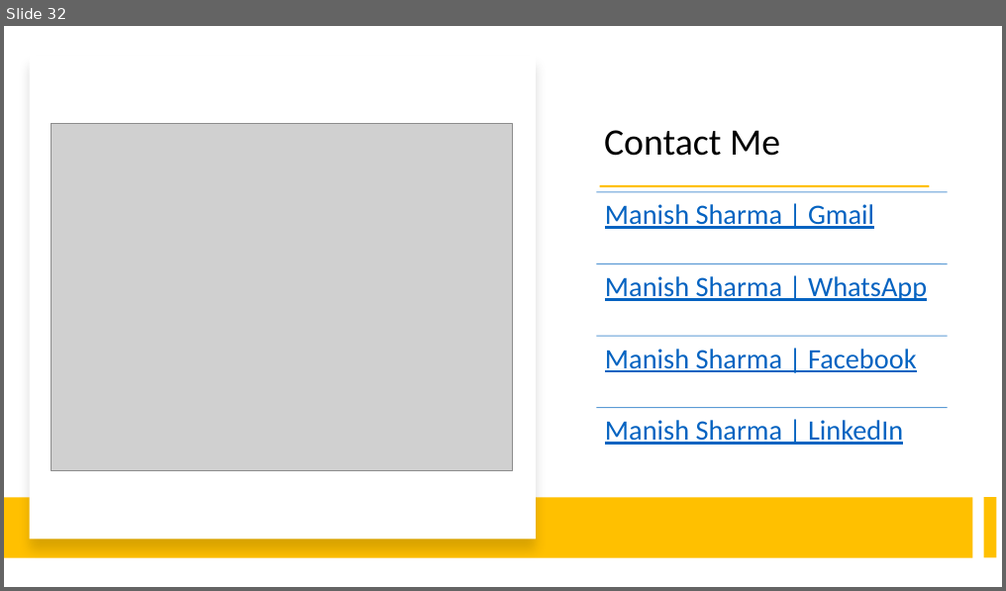
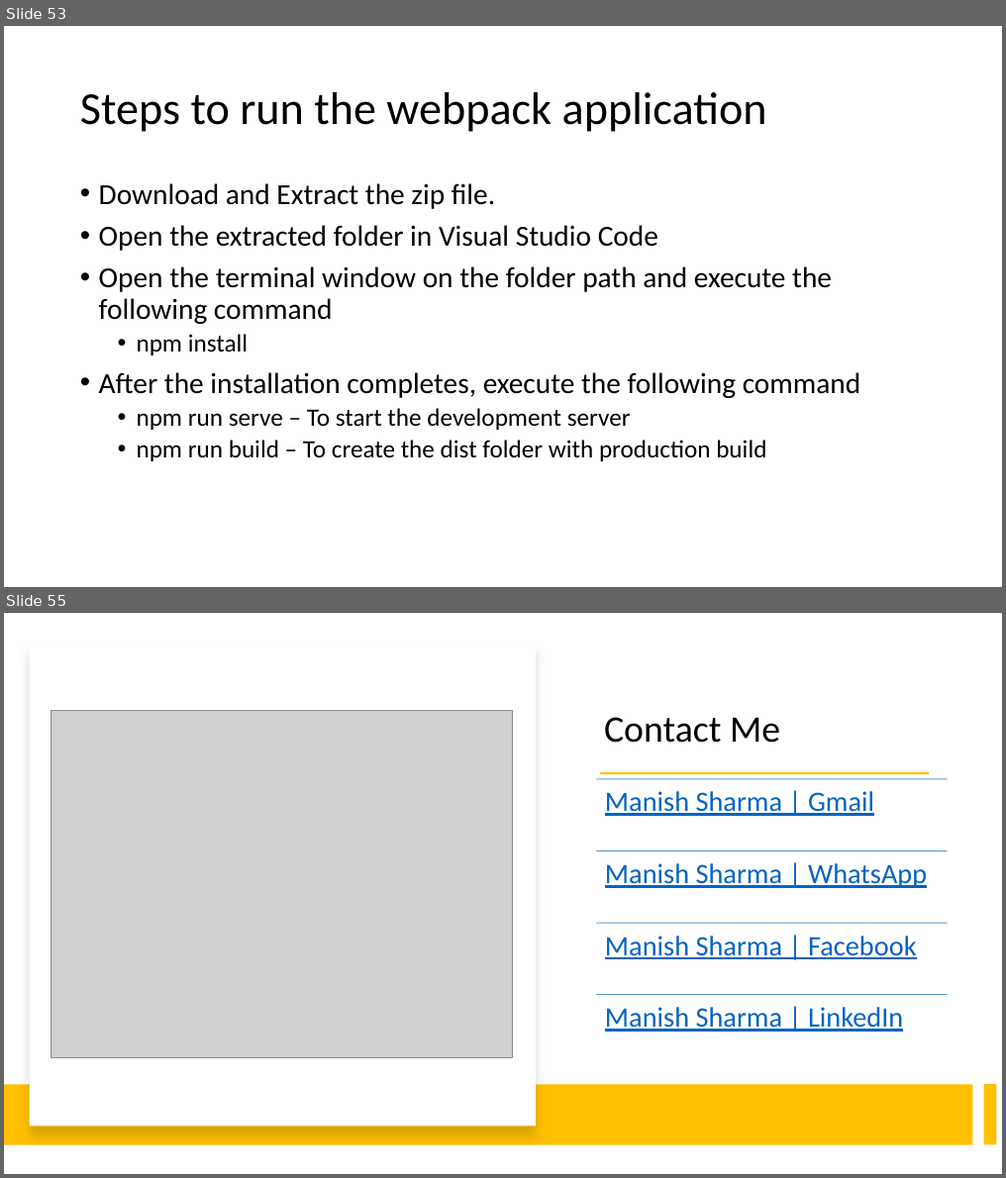
Before and after one commit to manishvbn/TypeScript_Jul22, a slide deck: Notes/TypeScript.pptx. Shown one above the other, each under a label of ours: slide 32 before the commit, slides 53 and 55 after it; the slides between them are not shown. The pictures are 1006x591 and 1006x1178 pixels, drawn with LibreOffice and Linux fonts; fonts in the diff are those of the drawing; grey boxes stand for pictures. Boxes give left, top, right and bottom in pixels: in the first picture for what was removed or moved away, otherwise in the second. Text is boxed around its words. In the diff, an @@ line names an element or a change of style, - is before the commit and + after.

```diff
--- a/Notes/TypeScript.pptx
+++ b/Notes/TypeScript.pptx
@@ slide 53 added at (x1=4, y1=26, x2=1002, y2=587), background #FFFFFF @@
@@ title added at (x1=80, y1=92, x2=767, y2=132), 44 pt, text #000000 @@
+Steps to run the webpack application
@@ text added at (x1=99, y1=183, x2=861, y2=462), 28 pt, text #000000 @@
+• Download and Extract the zip file.
+• Open the extracted folder in Visual Studio Code
+• Open the terminal window on the folder path and execute the following command
+  • npm install
+• After the installation completes, execute the following command
+  • npm run serve – To start the development server
+  • npm run build – To create the dist folder with production build
@@ what was slide 32 is now slide 55 @@
```
Also in this commit, not shown: 22 other slides added.
